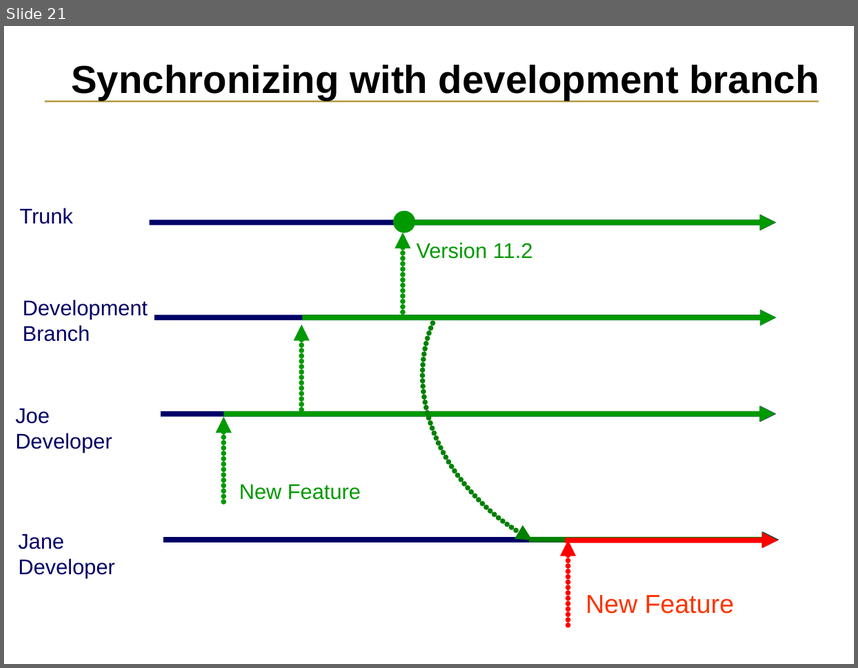
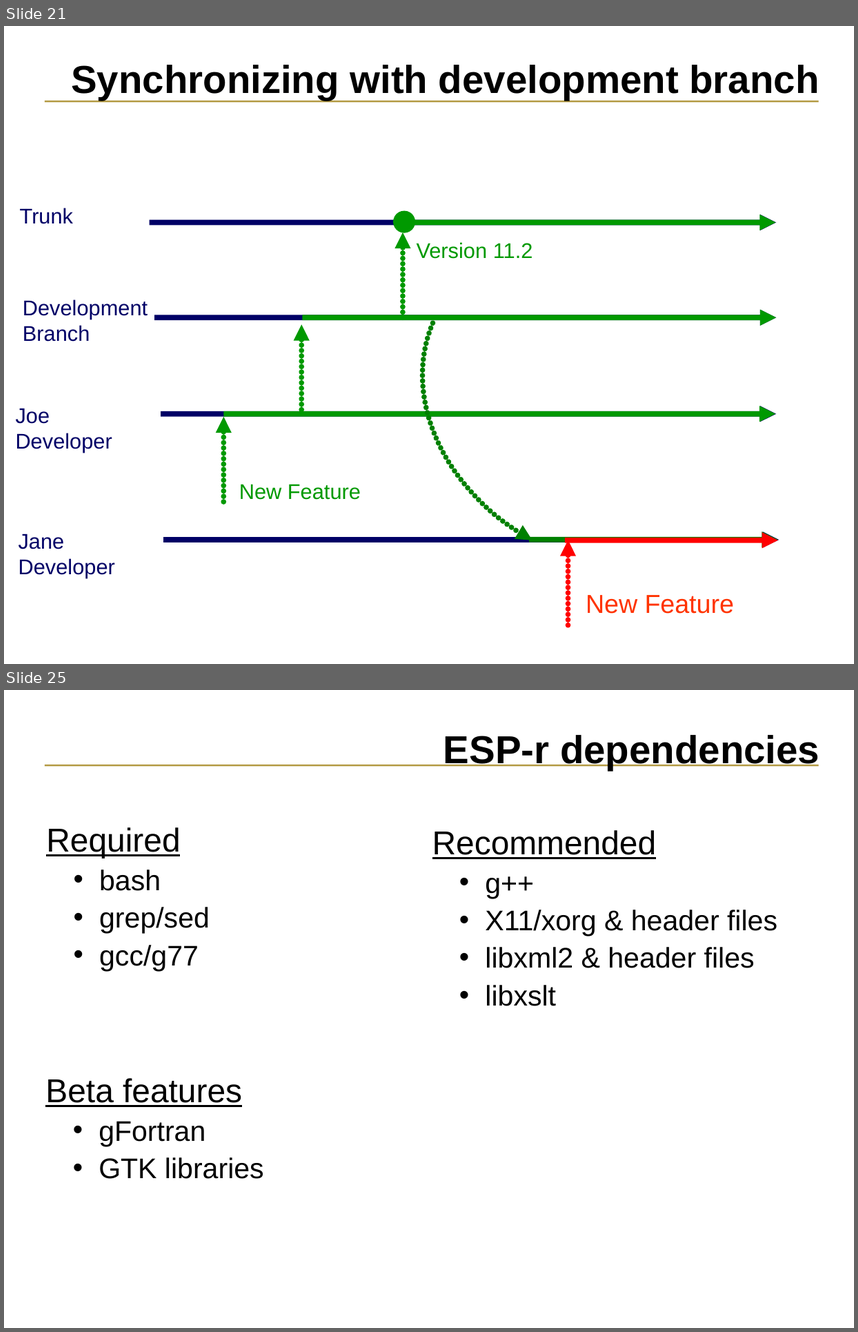
Before and after one commit to ESP-rCommunity/ESPrExtras, a slide deck: training/NRCan_course_materials/svn_tutorial/ESP-r_source_code.ppt. Shown one above the other, each under a label of ours: slide 21 before the commit, slides 21 and 25 after it; the slides between them are not shown. The pictures are 858x668 and 858x1332 pixels, drawn with LibreOffice and Linux fonts; fonts in the diff are those of the drawing. Boxes give left, top, right and bottom in pixels: in the first picture for what was removed or moved away, otherwise in the second. Text is boxed around its words. In the diff, an @@ line names an element or a change of style, - is before the commit and + after.

```diff
--- a/training/NRCan_course_materials/svn_tutorial/ESP-r_source_code.ppt
+++ b/training/NRCan_course_materials/svn_tutorial/ESP-r_source_code.ppt
@@ slide 25 added at <box>4,690,854,1328</box>, background #FFFFFF; not listed: 1 template element that a slide beside it also shows @@
@@ title added at <box>444,735,820,770</box>, 33 pt, text #000000, bold @@
+ESP-r dependencies
@@ text added at <box>46,827,210,971</box>, 24 pt, text #000000 @@
+Required
+  • bash
+  • grep/sed
+  • gcc/g77
@@ text added at <box>432,830,777,1006</box>, 24 pt, text #000000 @@
+Recommended
+  • g++
+  • X11/xorg & header files
+  • libxml2 & header files
+  • libxslt
@@ text added at <box>45,1078,264,1179</box>, 24 pt, text #000000 @@
+Beta features
+  • gFortran
+  • GTK libraries
```
Also in this commit, not shown: 1 slide changed, 4 other slides added, 1 other file.
